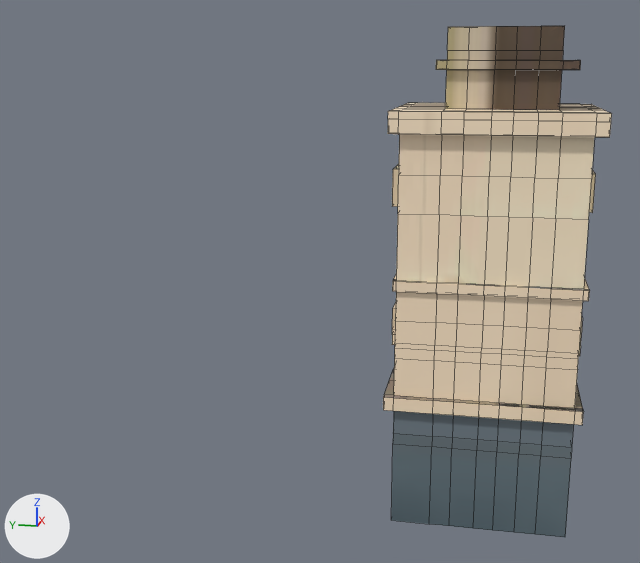
Before and after pictures for a commit that changed the FBX model Assets/Art/Building/Building2.fbx.
The view is the same before and after, from a 50 mm lens placed at (-10.55, -0.05, 4.26), pointed at (-0.02, 2.06, 1.63). The lights are fixed; the arrows at lower left show +X, +Y and +Z. Mesh edges are drawn as thin lines. Where no turn or scale is listed for an object, it has been applied to the vertices.

Script lines for the objects in view, before the commit:
```python
mat_material_004 = principled_material('Material.004')
mat_material_004.texture = img_building_photo_may22_jpg
me_cube_002 = bpy.data.meshes.new('Cube.002')
me_cube_002.from_pydata(...)  # 860 vertices, 858 faces; spans x -1.1..1.11, y -1.14..1.12, z -1.0..4.65
me_cube_002.materials.append(mat_material_004)  # picture img_building_photo_may22_jpg
ob_cube = bpy.data.objects.new('Cube', me_cube_002)
ob_cube.location = (0.0, 0.0, 0.0)
```
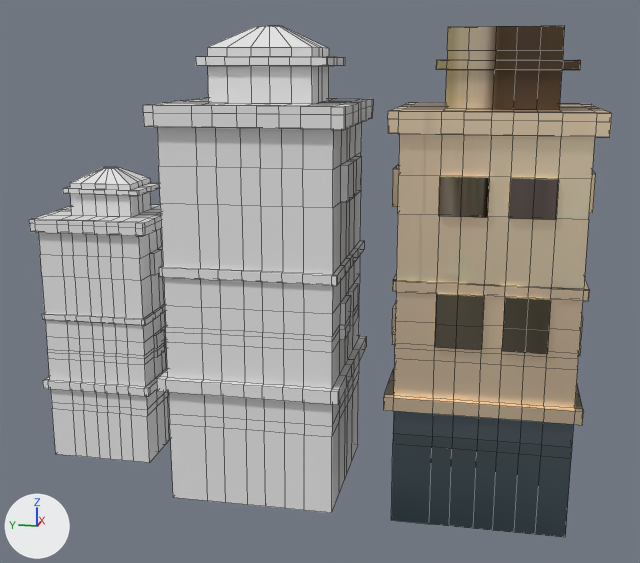
Location of each change, [x1, y1, x2, y2] in pixels of the pictures (640 x 563 px):
'Cube', surface changed, reshaped: [383, 26, 612, 537] in both
'Cube.001', added: after [143, 26, 373, 513]
'Cube.002', added: after [29, 167, 171, 463]
part 1 of me_cube_002, built on: before [435, 176, 558, 352]; after [434, 176, 559, 354]
part 2 of me_cube_002, surface changed (brown to beige): [384, 395, 583, 412] in both

What changed in the scene script:
```text
Change mat_material_004:
    mat_material_004.metallic: 0.0 -> 1.0
Change me_cube_002:
    used by ob_cube; location = (0.0, 0.0, 0.0)
    remove me_cube_002.from_pydata(...)  # 860 vertices, 858 faces; spans x -1.1..1.11, y -1.14..1.12, z -1.0..4.65
    add me_cube_002.from_pydata(...)  # 888 vertices, 886 faces; spans x -1.1..1.11, y -1.14..1.12, z -1.0..4.65
    me_cube_002 part 1
    2 vertices are removed from x -1.0, y -0.43..0.32, z 1.47
    12 faces are deleted
    2 vertices are added at (-1.08, -0.43, 1.47), (-1.08, 0.32, 1.47)
    28 new vertices lie (-0.08, 0.0, 0.0) away from vertices in x -1.0, y -0.67..0.55, z 1.2..3.1
    40 new faces join them
    me_cube_002 part 2: 60 kept faces spanning x -1.1..1.08, y -1.09..1.12, z 0.57..4.65 get new texture (UV) coordinates
Add me_cube_004:
    me_cube_004.from_pydata(...)  # 860 vertices, 858 faces; spans x -0.74..0.75, y -0.76..0.75, z -0.67..3.12
Add me_cube_003:
    me_cube_003.from_pydata(...)  # 860 vertices, 858 faces; spans x -1.1..1.11, y -1.14..1.12, z -1.0..4.65
Add ob_cube_002:
    ob_cube_002 = bpy.data.objects.new('Cube.002', me_cube_004)
    ob_cube_002.location = (0.28, 4.95, -0.17)
Add ob_cube_001:
    ob_cube_001 = bpy.data.objects.new('Cube.001', me_cube_003)
    ob_cube_001.location = (-0.04, 2.71, 0.04)
```
